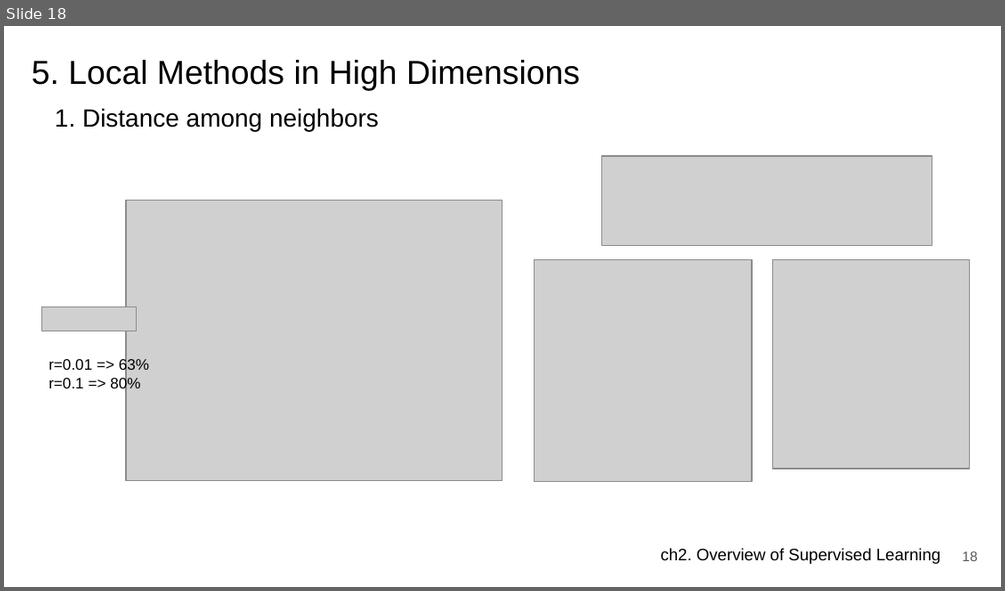
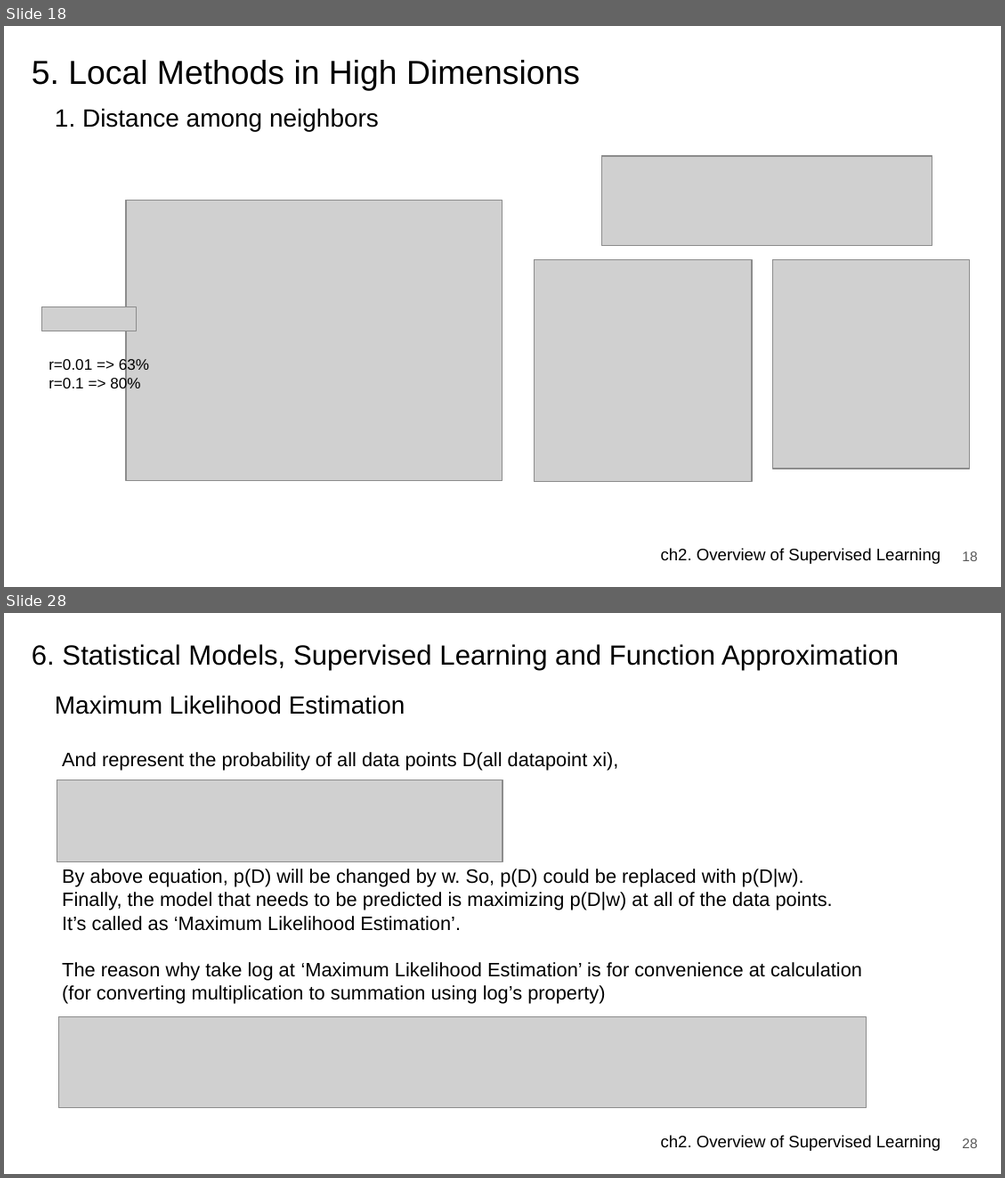
Before and after one commit to JerryKwon/ElemStatLearn-review, a slide deck: ch2. Supervised Learning/presentation/ch2. Overview of Supervised Learning.pptx. Shown one above the other, each under a label of ours: slide 18 before the commit, slides 18 and 28 after it; the slides between them are not shown. The pictures are 1005x591 and 1005x1178 pixels, drawn with LibreOffice and Linux fonts; fonts in the diff are those of the drawing; grey boxes stand for pictures. Boxes give left, top, right and bottom in pixels: in the first picture for what was removed or moved away, otherwise in the second. Text is boxed around its words. In the diff, an @@ line names an element or a change of style, - is before the commit and + after.

```diff
--- a/ch2. Supervised Learning/presentation/ch2. Overview of Supervised Learning.pptx
+++ b/ch2. Supervised Learning/presentation/ch2. Overview of Supervised Learning.pptx
@@ slide 28 added at (4,613,1001,1174), background #FFFFFF; not listed: 1 template element that a slide beside it also shows @@
@@ title added at (32,644,898,671), 20 pt, text #000000 @@
+6. Statistical Models, Supervised Learning and Function Approximation
@@ title added at (55,695,405,714), 18 pt, text #000000 @@
+Maximum Likelihood Estimation
@@ text added at (62,752,862,1004), 14 pt, text #000000 @@
+And represent the probability of all data points D(all datapoint xi),
+By above equation, p(D) will be changed by w. So, p(D) could be replaced with p(D|w).
+Finally, the model that needs to be predicted is maximizing p(D|w) at all of the data points.
+It’s called as ‘Maximum Likelihood Estimation’.
+The reason why take log at ‘Maximum Likelihood Estimation’ is for convenience at calculation
+(for converting multiplication to summation using log’s property)
@@ picture added at (57,779,502,861) @@
@@ picture added at (59,1017,866,1108) @@
@@ page number added at (962,1138,977,1148), 10 pt, text #595959 @@
+28
```
Also in this commit, not shown: 9 slides changed, 3 other slides added, 4 slides removed.
